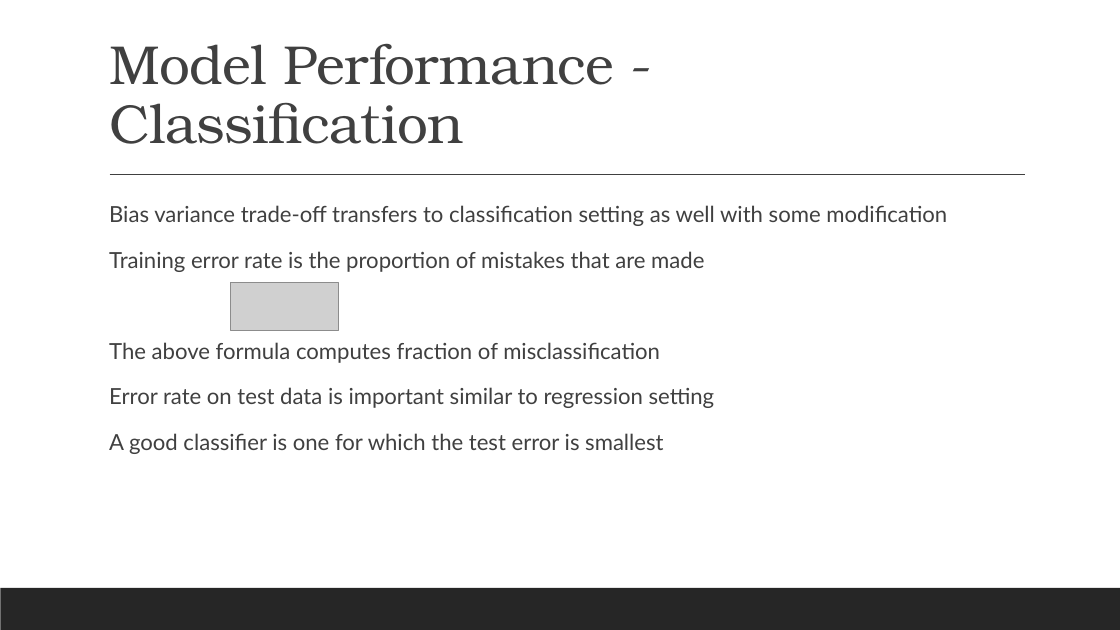
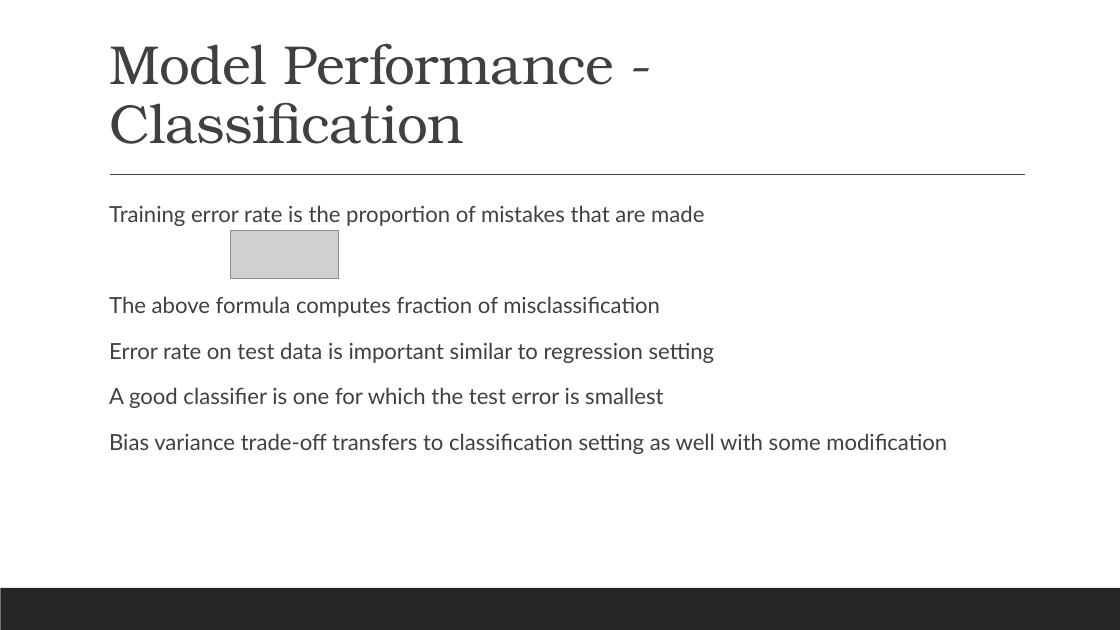
Before and after one commit to ashvani/learning-isl, a slide deck: slide 14 of Intro to ML.pptx. Drawn at 1120x630 pixels with LibreOffice and Linux fonts; fonts in the diff are those of the drawing; grey boxes stand for pictures. Boxes give left, top, right and bottom in pixels: in the first picture for what was removed or moved away, otherwise in the second. Text is boxed around its words. In the diff, an @@ line names an element or a change of style, - is before the commit and + after.

```diff
--- a/Intro to ML.pptx
+++ b/Intro to ML.pptx
@@ text at (x1=109, y1=205, x2=947, y2=226): paragraph removed @@
-  Bias variance trade-off transfers to classification setting as well with some modification
@@ picture moved from (x1=231, y1=282, x2=339, y2=330) to (x1=231, y1=231, x2=339, y2=279) @@
@@ text at (x1=109, y1=433, x2=947, y2=454): paragraph added @@
+  Bias variance trade-off transfers to classification setting as well with some modification
```
Also in this commit, not shown: 4 other slides changed, 1 slide added, 3 other files.
